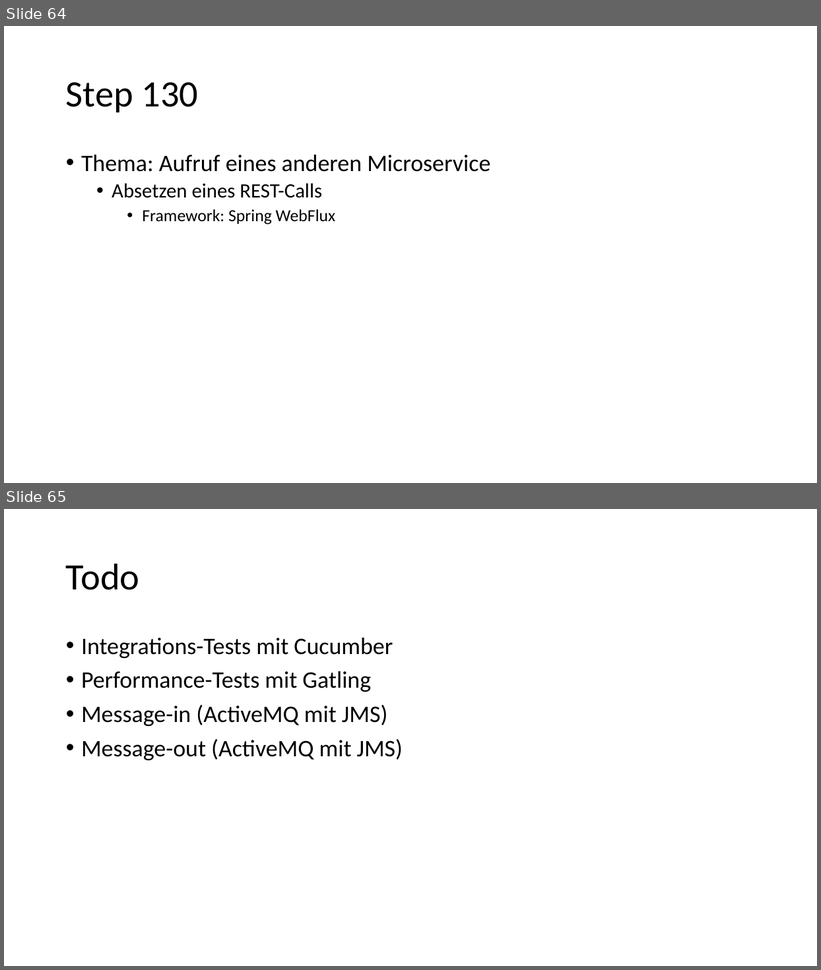
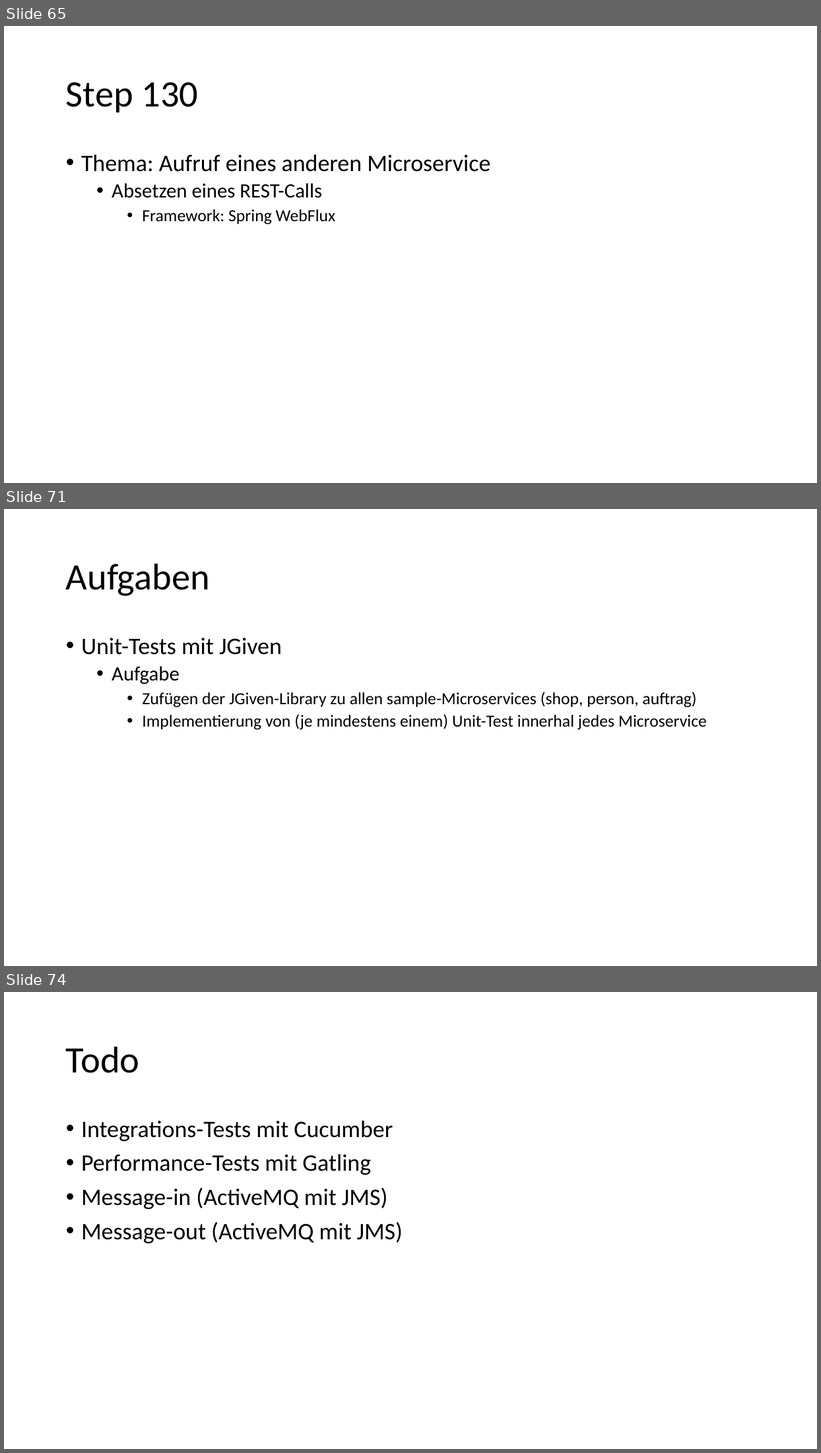
Before and after one commit to igeldo/PR4-SoSe23, a slide deck: Java-Starter.pptx. Shown one above the other, each under a label of ours: slides 64 and 65 before the commit, slides 65, 71 and 74 after it; the slides between them are not shown. The pictures are 821x970 and 821x1453 pixels, drawn with LibreOffice and Linux fonts; fonts in the diff are those of the drawing. Boxes give left, top, right and bottom in pixels: in the first picture for what was removed or moved away, otherwise in the second. Text is boxed around its words. In the diff, an @@ line names an element or a change of style, - is before the commit and + after.

```diff
--- a/Java-Starter.pptx
+++ b/Java-Starter.pptx
@@ slide 71 added at (x1=4, y1=509, x2=817, y2=966), background #FFFFFF @@
@@ title added at (x1=66, y1=563, x2=210, y2=596), 44 pt, text #000000 @@
+Aufgaben
@@ text added at (x1=81, y1=638, x2=707, y2=730), 20 pt, text #000000 @@
+• Unit-Tests mit JGiven
+  • Aufgabe
+    • Zufügen der JGiven-Library zu allen sample-Microservices (shop, person, auftrag)
+    • Implementierung von (je mindestens einem) Unit-Test innerhal jedes Microservice
@@ what was slide 64 is now slide 65 @@
@@ what was slide 65 is now slide 74 @@
```
Also in this commit, not shown: 2 slides changed, 8 other slides added.
